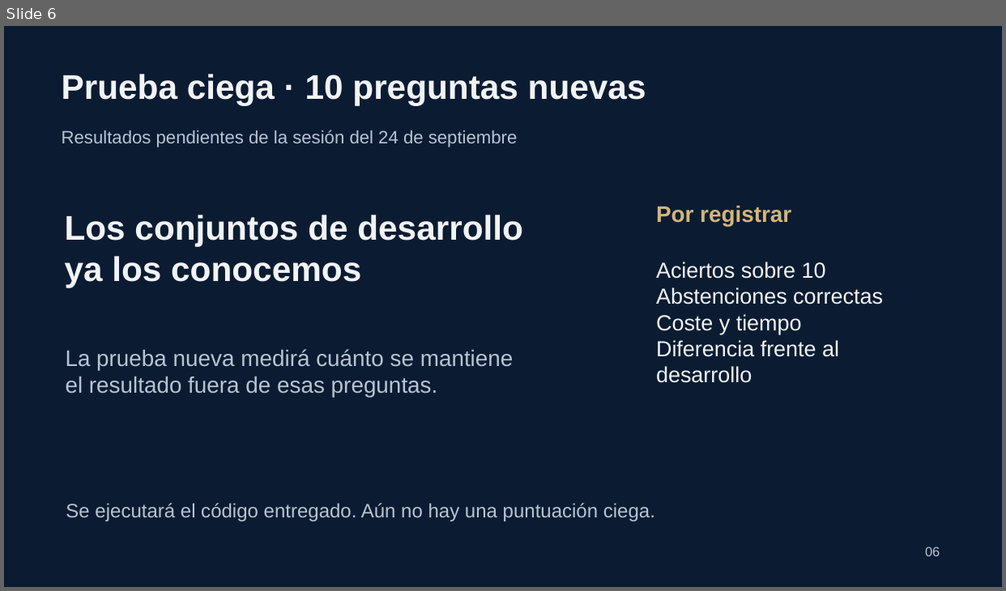
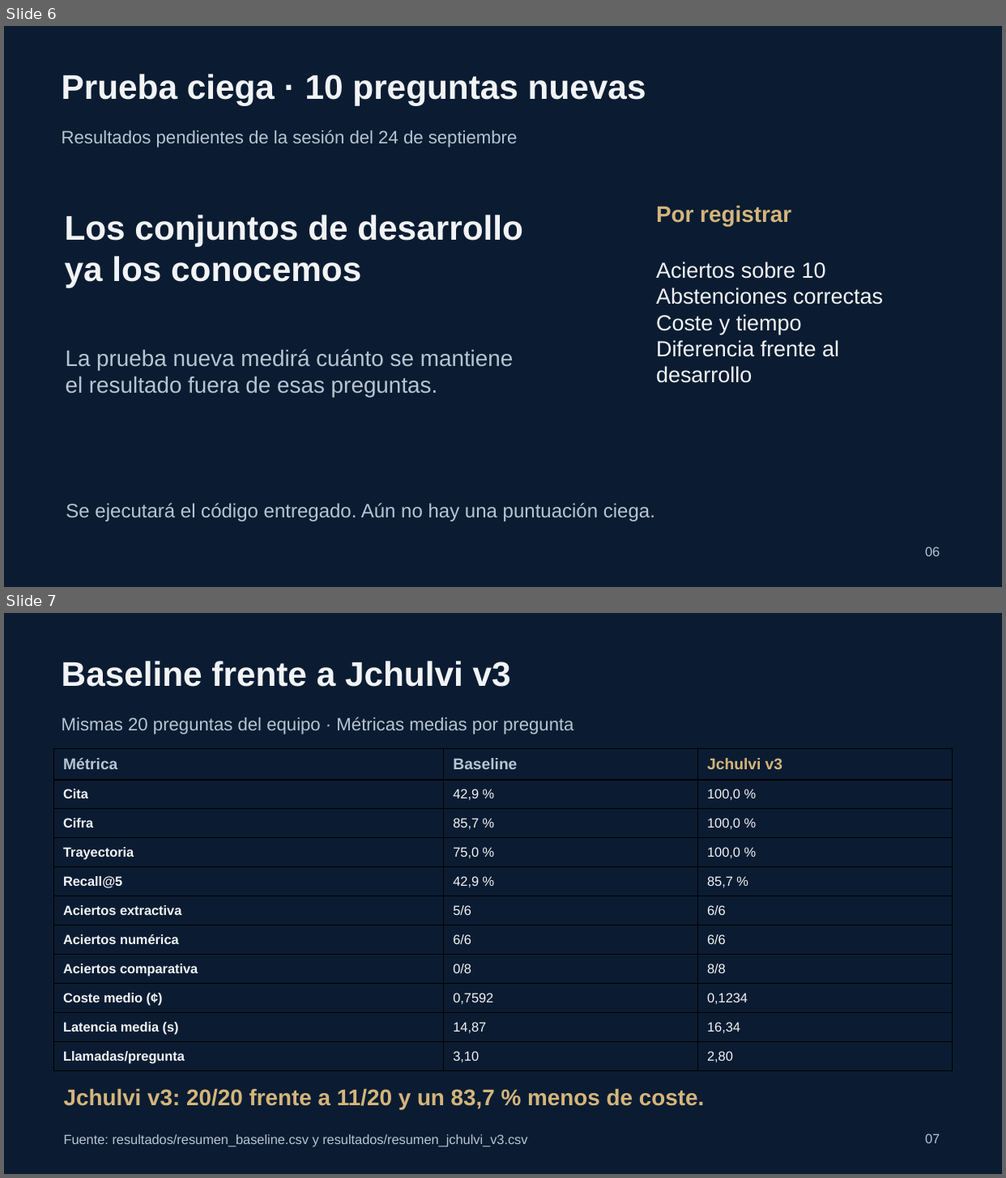
Before and after one commit to hipaor01/Taller_NLP, a slide deck: presentacion/Agentes_financieros_10K.pptx. Shown one above the other, each under a label of ours: slide 6 before the commit, slides 6 and 7 after it. The pictures are 1006x591 and 1006x1178 pixels, drawn with LibreOffice and Linux fonts; fonts in the diff are those of the drawing. Boxes give left, top, right and bottom in pixels: in the first picture for what was removed or moved away, otherwise in the second. Text is boxed around its words. In the diff, an @@ line names an element or a change of style, - is before the commit and + after.

```diff
--- a/presentacion/Agentes_financieros_10K.pptx
+++ b/presentacion/Agentes_financieros_10K.pptx
@@ slide 7 added at box(4, 613, 1002, 1174), background #0B1C32 @@
@@ text added at box(62, 661, 511, 687), 33 pt, text #F1F3F5, bold @@
+Baseline frente a Jchulvi v3
@@ text added at box(62, 717, 573, 735), 17.2 pt, text #B7C4D2 @@
+Mismas 20 preguntas del equipo · Métricas medias por pregunta
@@ table added at box(54, 748, 953, 1071), 11 rows, 3 columns @@
+Métrica | Baseline | Jchulvi v3
+Cita | 42,9 % | 100,0 %
+Cifra | 85,7 % | 100,0 %
+Trayectoria | 75,0 % | 100,0 %
+Recall@5 | 42,9 % | 85,7 %
+Aciertos extractiva | 5/6 | 6/6
+Aciertos numérica | 6/6 | 6/6
+Aciertos comparativa | 0/8 | 8/8
+Coste medio (¢) | 0,7592 | 0,1234
+Latencia media (s) | 14,87 | 16,34
+Llamadas/pregunta | 3,10 | 2,80
@@ text added at box(64, 1089, 705, 1110), 21.8 pt, text #D4B57B, bold @@
+Jchulvi v3: 20/20 frente a 11/20 y un 83,7 % menos de coste.
@@ text added at box(64, 1135, 527, 1147), 12.8 pt, text #B7C4D2 @@
+Fuente: resultados/resumen_baseline.csv y resultados/resumen_jchulvi_v3.csv
@@ text added at box(925, 1134, 940, 1144), 12.8 pt, text #B7C4D2 @@
+07
```
Also in this commit, not shown: 1 slide removed, 2 other files.
